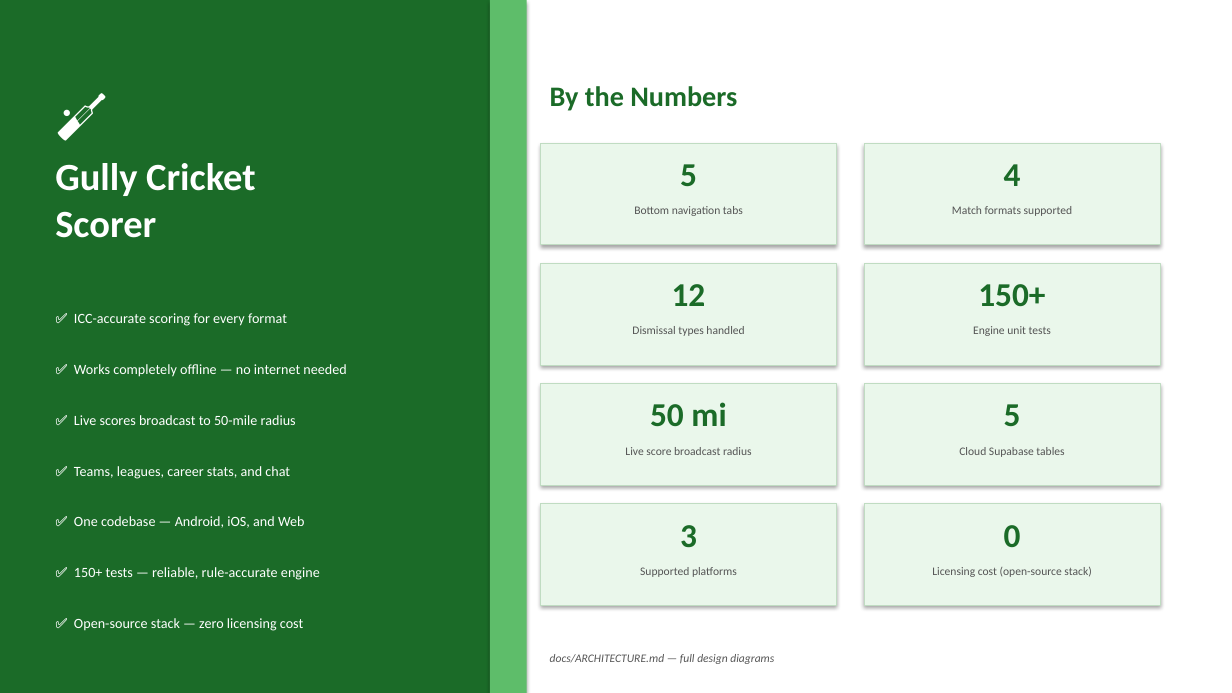
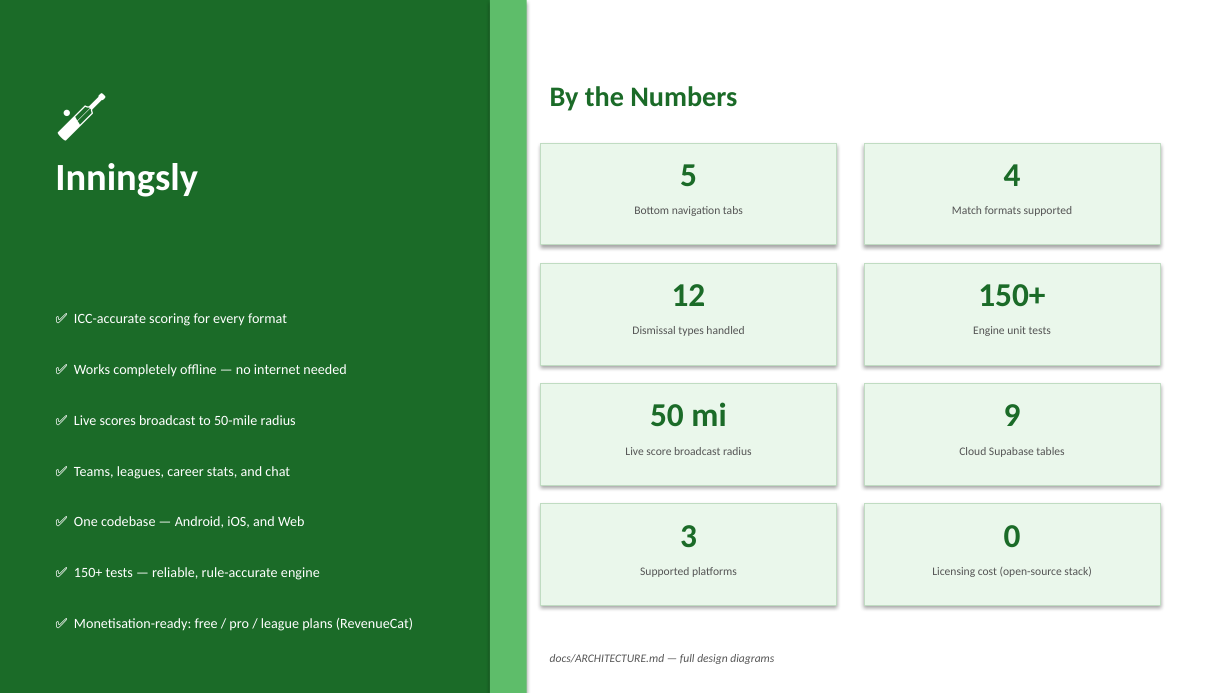
Before and after one commit to mrkalakota-repo/CricketScoringPro, a slide deck: slide 13 of docs/GullyCricketScorer_Executive.pptx. Drawn at 1232x693 pixels with LibreOffice and Linux fonts; fonts in the diff are those of the drawing. Boxes give left, top, right and bottom in pixels: in the first picture for what was removed or moved away, otherwise in the second. Text is boxed around its words. In the diff, an @@ line names an element or a change of style, - is before the commit and + after.

```diff
--- a/docs/GullyCricketScorer_Executive.pptx
+++ b/docs/GullyCricketScorer_Executive.pptx
@@ text at <box>55,163,198,197</box>: text changed @@
-Gully Cricket
-Scorer
+Inningsly
@@ text at <box>1004,404,1021,426</box>: text changed @@
-5
+9
@@ text at <box>74,618,413,631</box>: text changed @@
-✅ Open-source stack — zero licensing cost
+✅ Monetisation-ready: free / pro / league plans (RevenueCat)
```
Also in this commit, not shown: 5 other slides changed, 4 other files.
